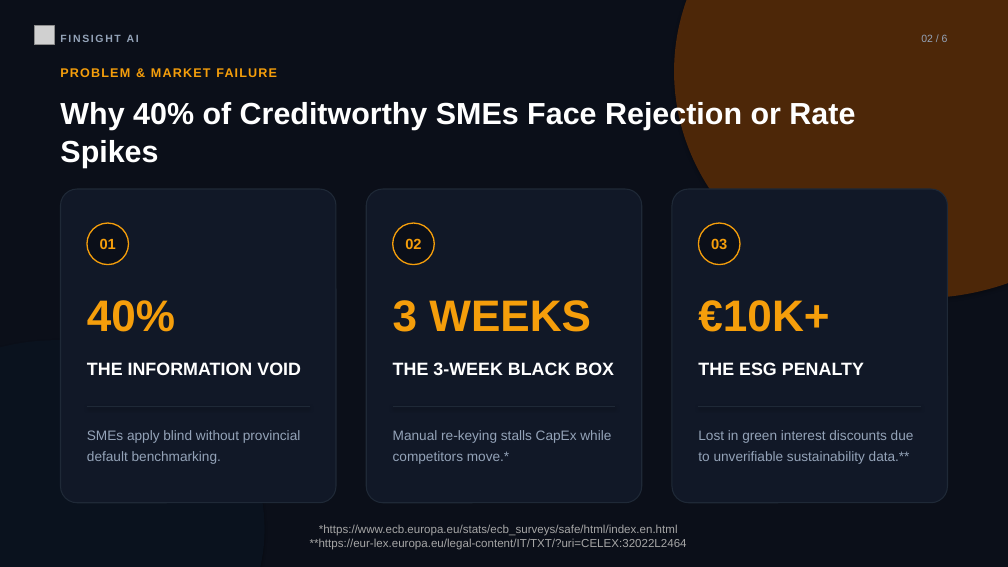
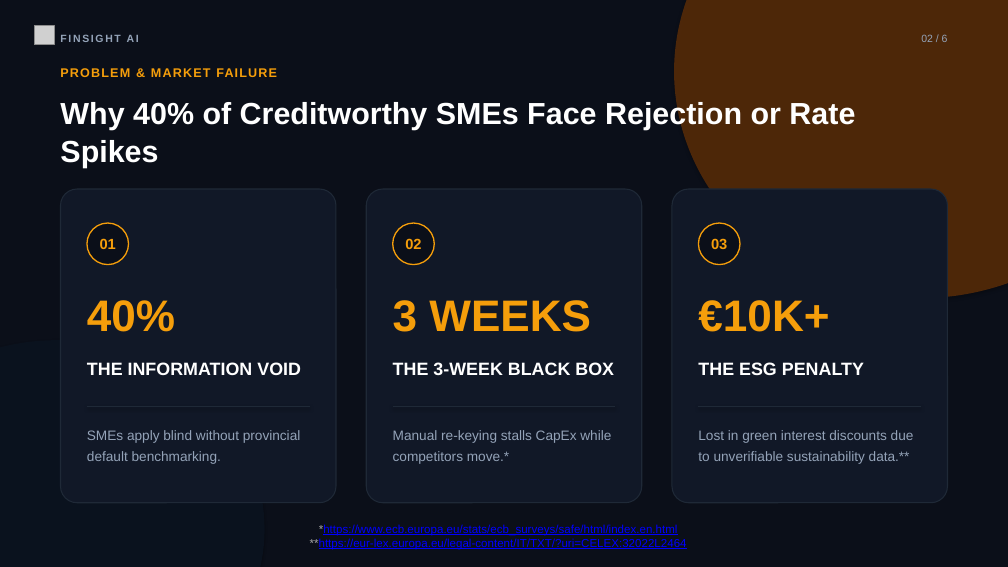
Before and after one commit to FRA-0023/ai2b-loop-troops, a slide deck: slide 2 of presentation/FinSight_AI_Pitch_Deck_Enterprise.pptx. Drawn at 1008x567 pixels with LibreOffice and Linux fonts; fonts in the diff are those of the drawing; grey boxes stand for pictures. Boxes give left, top, right and bottom in pixels: in the first picture for what was removed or moved away, otherwise in the second. Text is boxed around its words. In the diff, an @@ line names an element or a change of style, - is before the commit and + after.

```diff
--- a/presentation/FinSight_AI_Pitch_Deck_Enterprise.pptx
+++ b/presentation/FinSight_AI_Pitch_Deck_Enterprise.pptx
@@ text "*https://www.ecb.europa.eu/stats/ecb_surveys/safe/html/index ..." at box(310, 524, 687, 550): text colour #A6A6A6 to #0000FF, underline on @@
```
Also in this commit, not shown: 3 other slides changed.
